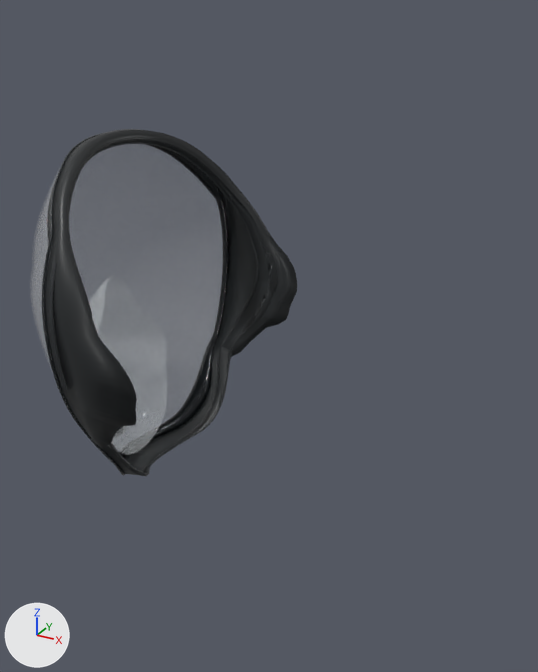
An edit to the FBX model assets/SK_CodexScubaMask.fbx, drawn before and after from the same camera.
Before and after are seen from a 50 mm camera at (0.121, -0.244, 0.189) aimed at (-0.014, 0.003, 0.066). The axes (+X, +Y, +Z) are drawn at lower left. The lights are the same throughout. The first picture is the older version. Where no turn or scale is listed for an object, it has been applied to the vertices.

Names of what the first picture shows: 'SK_CodexScubaMask'.
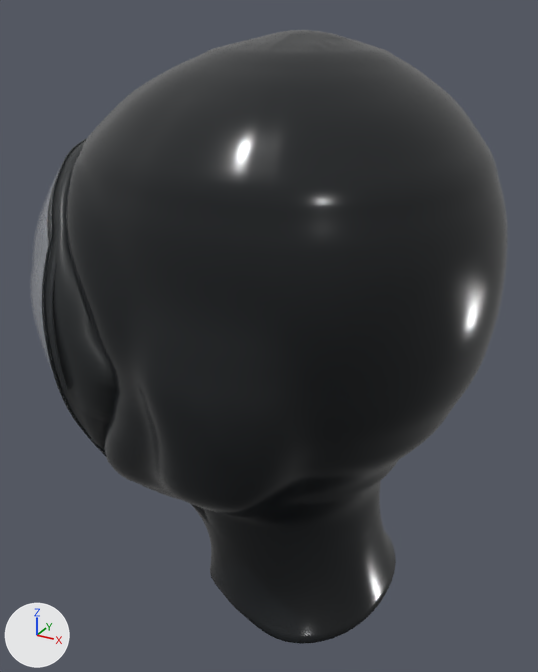
Boxes (x1, y1, x2, y2) around the edits, measured in the pictures (538 x 672 px):
'SK_CodexScubaMask', reshaped (78% wider, 77% taller): before (30, 129, 297, 476); after (30, 30, 507, 644)
part 1 of me_sk_codexscubamask_under_chin_cup_001, added: after (66, 30, 507, 644)

Patch to the scene script:
```diff
--- a/assets/SK_CodexScubaMask.fbx.py
+++ b/assets/SK_CodexScubaMask.fbx.py
@@ mat_m_scuba_valvevent @@
+mat_m_scuba_valvevent = principled_material('M_Scuba_ValveVent')
+mat_m_scuba_valvevent.base_color = (0.004, 0.005, 0.006)  # black #0d1012
@@ mat_m_scuba_latexhood @@
+mat_m_scuba_latexhood = principled_material('M_Scuba_LatexHood')
+mat_m_scuba_latexhood.base_color = (0.006, 0.008, 0.01)  # black #121619
+mat_m_scuba_latexhood.roughness = 0.2
@@ mat_m_scuba_valveaccent @@
+mat_m_scuba_valveaccent = principled_material('M_Scuba_ValveAccent')
+mat_m_scuba_valveaccent.base_color = (0.035, 0.04, 0.043)  # dark grey #35383a
+mat_m_scuba_valveaccent.metallic = 0.2
+mat_m_scuba_valveaccent.roughness = 0.27
@@ me_sk_codexscubamask_under_chin_cup_001 @@
 # used by ob_sk_codexscubamask; location = (0.0, 0.0, 0.0)
-me_sk_codexscubamask_under_chin_cup_001.from_pydata(...)  # 24347 vertices, 48394 faces; spans x -0.122..-0.032, y -0.065..0.065, z -0.012..0.144
+me_sk_codexscubamask_under_chin_cup_001.from_pydata(...)  # 49049 vertices, 97798 faces; spans x -0.122..0.076, y -0.083..0.083, z -0.042..0.183
+# me_sk_codexscubamask_under_chin_cup_001 part 1: a new loose piece of 24702 vertices spanning x -0.086..0.076, y -0.083..0.083, z -0.042..0.183, in mat_m_scuba_latexhood (black #121619)
 me_sk_codexscubamask_under_chin_cup_001.materials.append(mat_m_scuba_silicone)
@@ me_sk_codexscubamask_under_chin_cup_001 @@
 me_sk_codexscubamask_under_chin_cup_001.materials.append(mat_m_scuba_visor)
+me_sk_codexscubamask_under_chin_cup_001.materials.append(mat_m_scuba_valveaccent)  # dark grey #35383a
+me_sk_codexscubamask_under_chin_cup_001.materials.append(mat_m_scuba_valvevent)  # black #0d1012
+me_sk_codexscubamask_under_chin_cup_001.materials.append(mat_m_scuba_latexhood)  # black #121619
```
